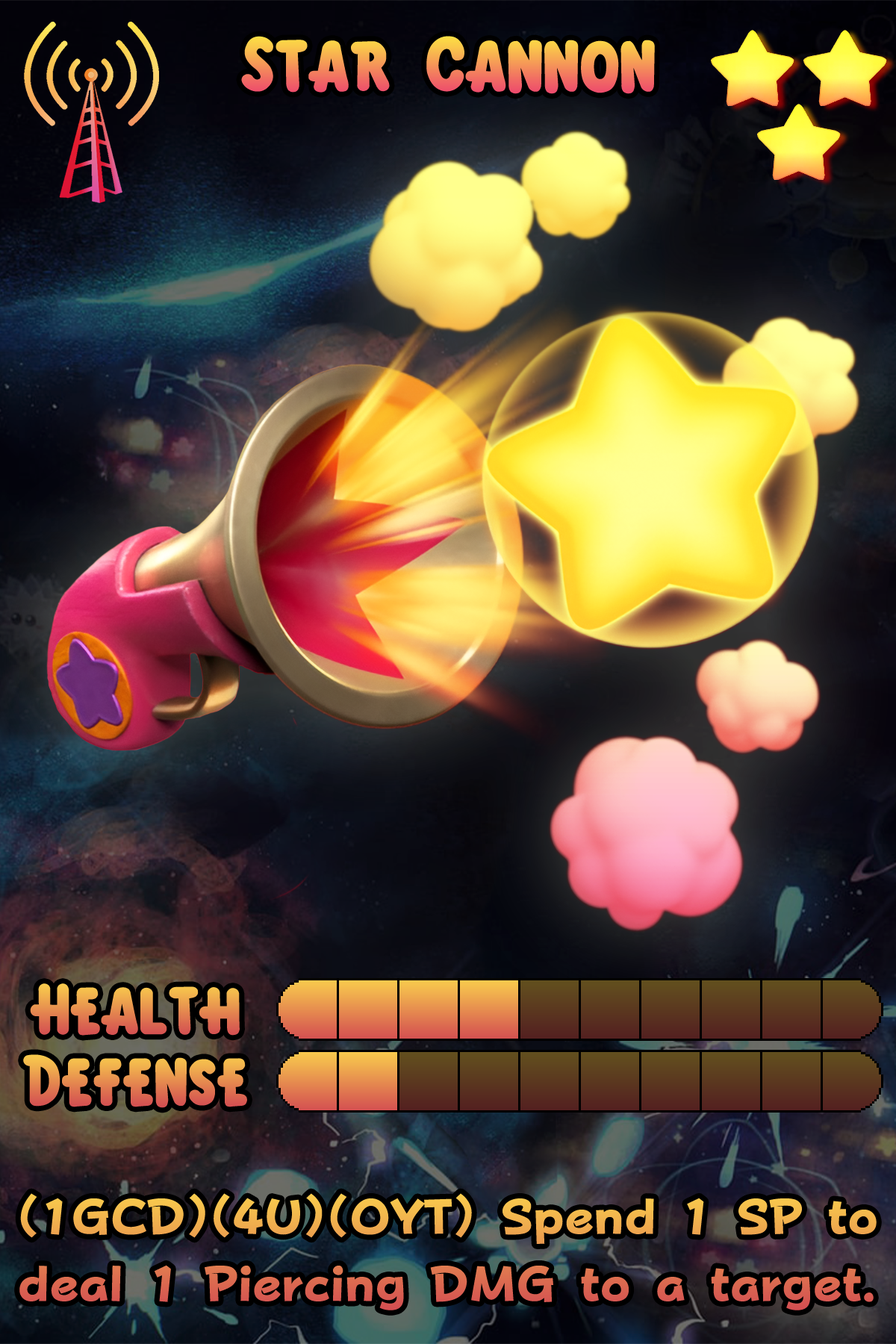
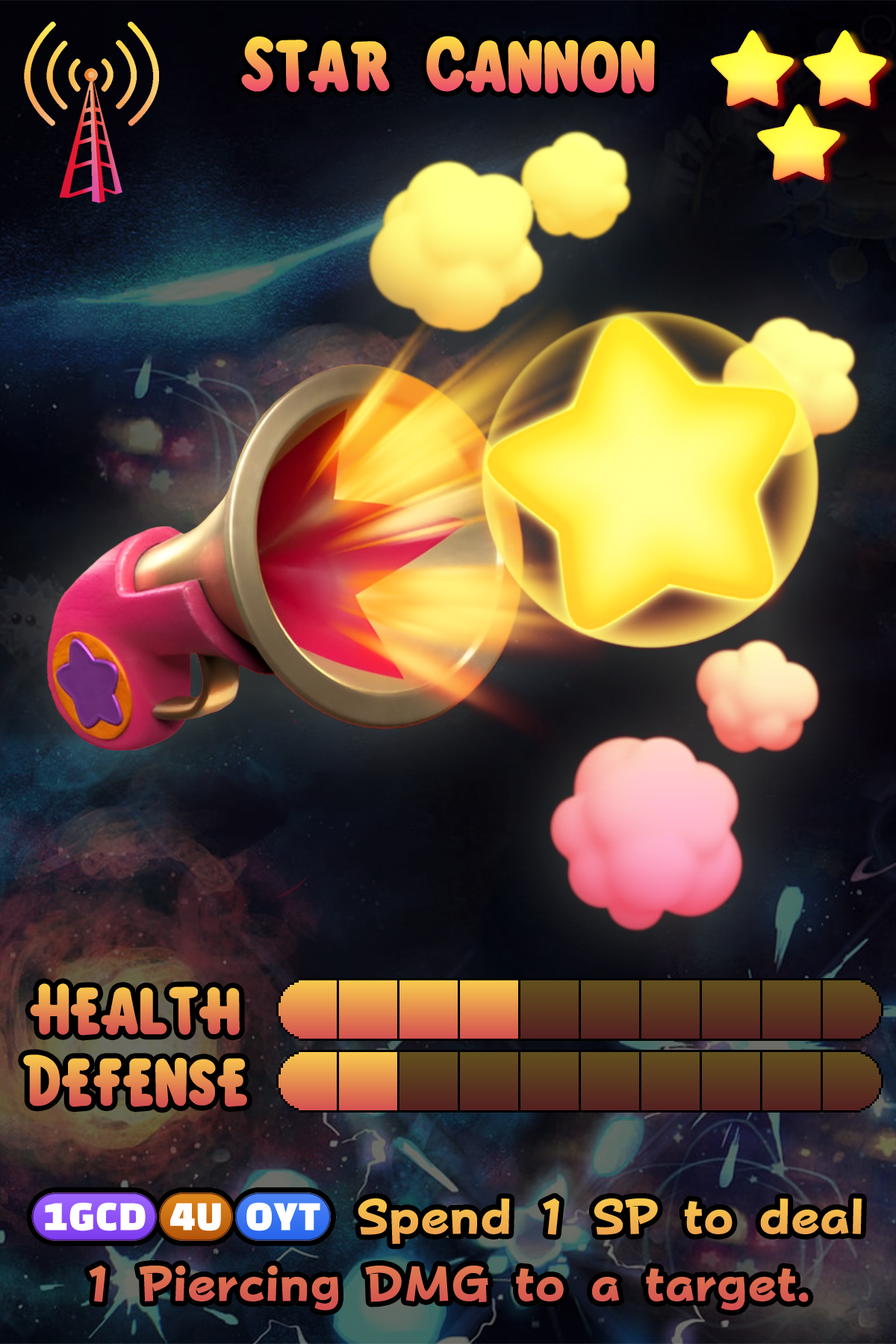
Before/after of a w=896, h=1344 layered artwork. What changed in the layer stack:
added layer "Ability FX: (1GCD) | (4U) | (OYT)" above "Text" over [31, 1192, 331, 1241]
painted on "Ability" over [19, 1192, 877, 1310]
